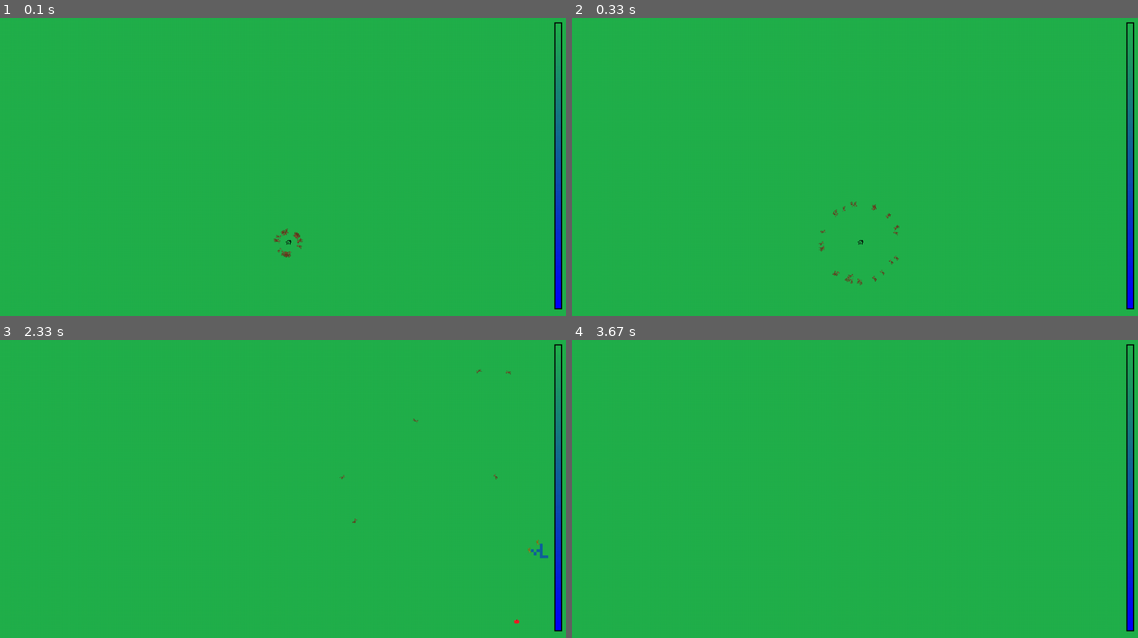
Above: before the commit, frames 1-4 (two rows, left to right).
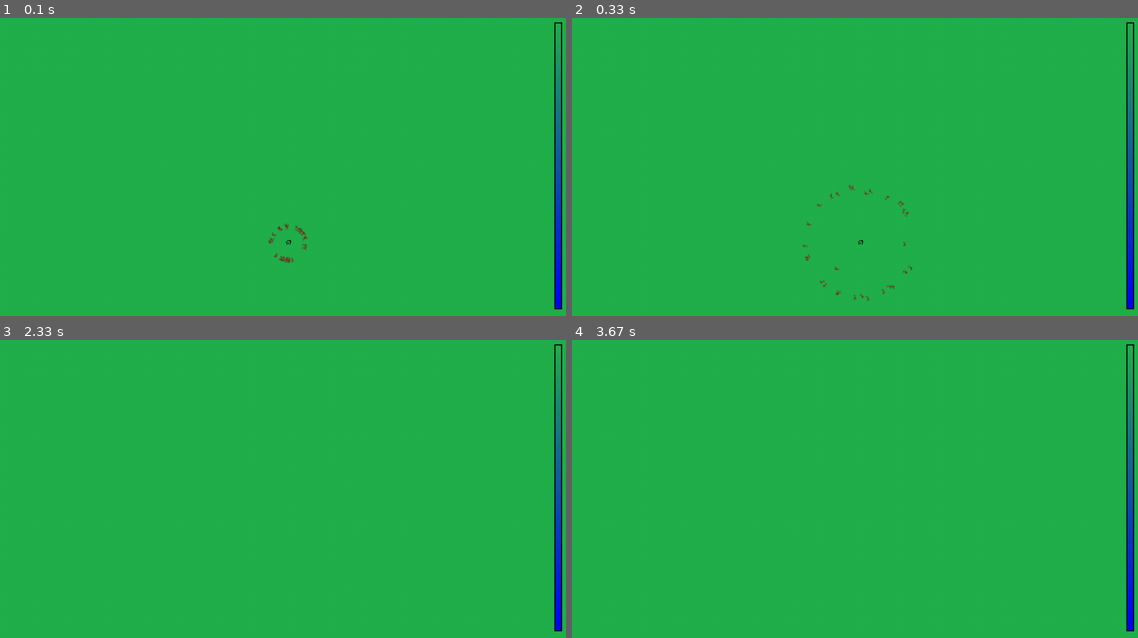
Above: after the commit, the same moments.

Repository: Rhahi/chaoticants
Game: pygame game, started from src/main.py
Two runs of this game, one before a commit and one after it. Both use one fixed random seed, a clock stepped at 60 frames per second and the inputs below.
Inputs (mouse positions are in pixels of both pictures, inside the frame that each line leads up to):
- Up to frame 1 (0.1 s): no input
- Up to frame 2 (0.33 s): no input
- Up to frame 3 (2.33 s): hold D 0.33-0.8 s; move the mouse to (266, 581) at 0.37 s; hold A 1.67-2.2 s; hold S from 2.23 s (still down)
- Up to frame 4 (3.67 s): release S at 2.53 s

The runs differ from the first frame. In frame 1, 0.2% of the frame differs, in the area x 47-55%, y 68-83%; in frame 2, 0.3%, in the area x 40-61%, y 55-96%; in frame 3, 0.1%; in frame 4, nothing differs.

Commit message:
add an ability to change tickrate

Diff:
--- a/src/main.py
+++ b/src/main.py
@@ -63,7 +63,8 @@
         [(realm.food_list, os.path.join(ASSETS_PATH, "food.png"))]
         + [(colonies, os.path.join(ASSETS_PATH, "home.png"))]
         + [(ants, os.path.join(ASSETS_PATH, "ant.png"))]
-        + [(ants_with_food, os.path.join(ASSETS_PATH, "ant_with_food.png"))]
+        + [(ants_with_food, os.path.join(ASSETS_PATH, "ant_with_food.png"))],
+        tickrate=0 #zero means that there is no framerate cap
         )
     pgv.camera.middle = tuple(colony.position)
 
